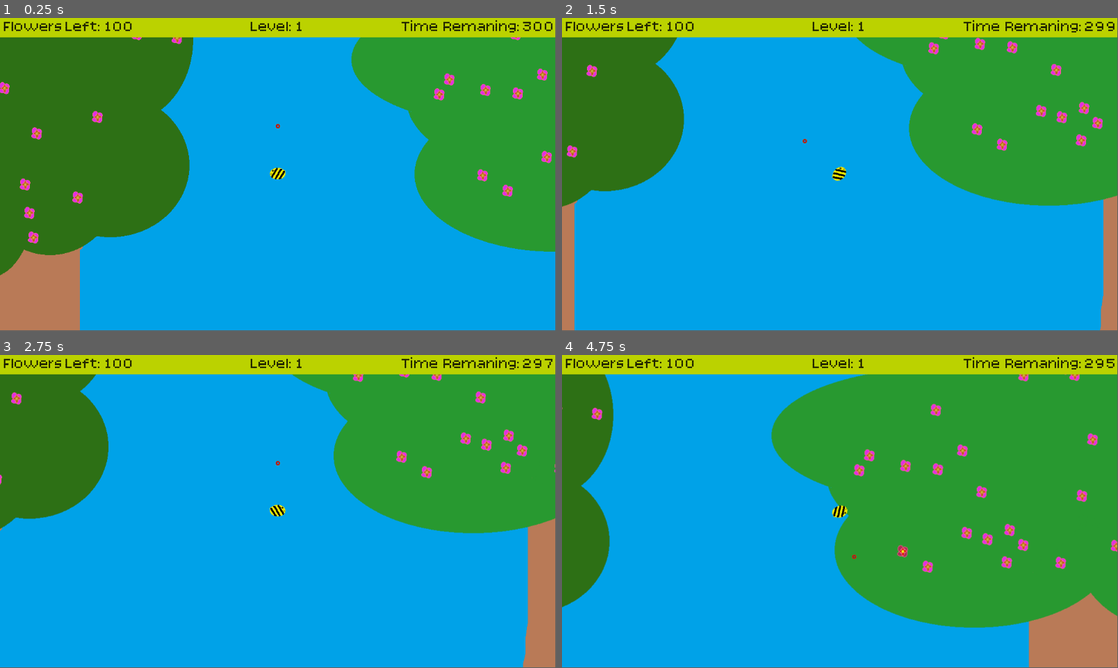
Above: before the commit, frames 1-4 (two rows, left to right).
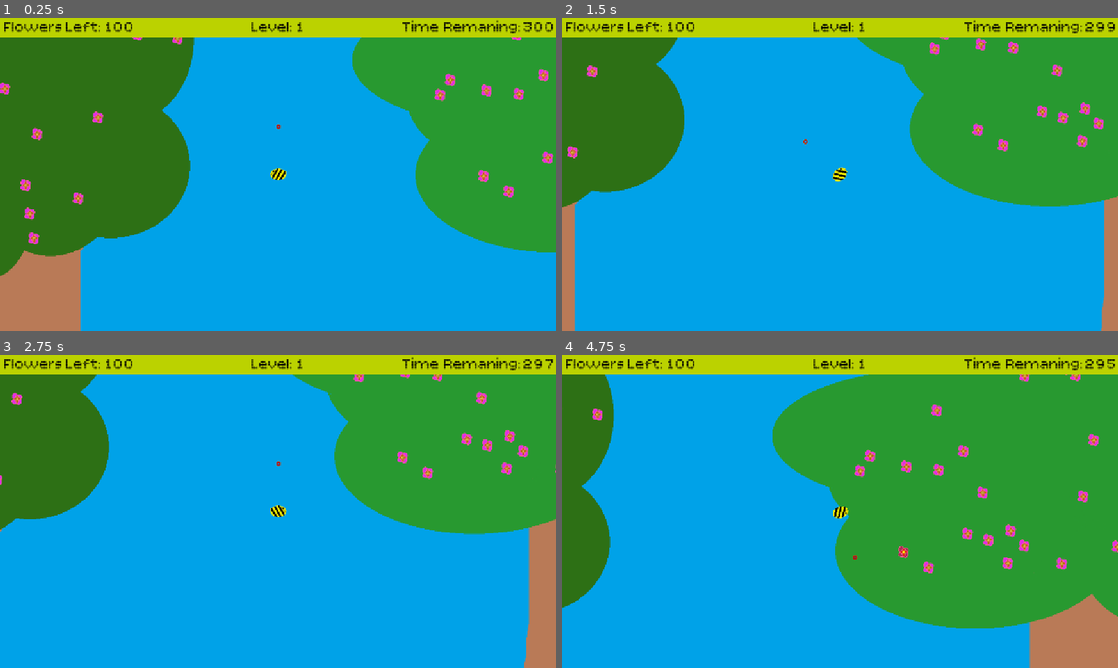
Above: after the commit, the same moments.

Repository: sparky-rss/gmtkgamejam
Game: Godot game, scene res://Scenes/world.tscn
The game is run twice, just before and just after one commit, with the same random seed, the same clock (stepped at 60 frames per second) and the same inputs.
Inputs:
- Up to frame 1 (0.25 s): no input
- Up to frame 2 (1.5 s): hold D (GoRight) 0.53-1.28 s; tap S (Flutter) at 0.6 s; hold A (GoLeft) from 1.28 s (still down); tap Space (Loop) at 1.35 s
- Up to frame 3 (2.75 s): release A (GoLeft) at 2.03 s; hold D (GoRight) from 2.03 s (still down); tap S (Flutter) at 2.1 s
- Up to frame 4 (4.75 s): tap Space (Loop) at 2.85, 4.35 s; release D (GoRight) at 3.53 s; hold A (GoLeft) from 3.53 s (still down); tap S (Flutter) at 3.6 s
In our replay, the window is 799x449 before the commit and 800x450 after it. These sizes can differ from the game's own. Grey fills any space a smaller window leaves; there, only what the larger window draws over its background counts as a difference.

The runs differ from the first frame. In frame 1, 2.7% of the frame differs, in the area x 0-100%, y 0-100%; in frame 2, 2.6%; in frame 3, 2.5%; in frame 4, 3.2%.

Commit message:
Small fixups, icon, and first exe

Diff:
--- a/project.godot
+++ b/project.godot
@@ -13,11 +13,16 @@
 config/name="GMTKGameJam"
 run/main_scene="uid://d2f3w61s8ym8t"
 config/features=PackedStringArray("4.4", "GL Compatibility")
+config/icon="uid://flne8b5ixd1w"
 
 [autoload]
 
 Globals="*res://Scripts/Globals.gd"
 SoundManager="*res://Scripts/SoundManager.gd"
+
+[display]
+
+window/stretch/mode="canvas_items"
 
 [global_group]
 
Binary file added: Images/BeeIcon.png
Not shown, added: Images/BeeIcon.png.import
Not shown, added: export_presets.cfg
Not shown, added: GMTKGameJam.console.exe
Not shown, added: GMTKGameJam.exe
Not shown, added: GMTKGameJam.pck
